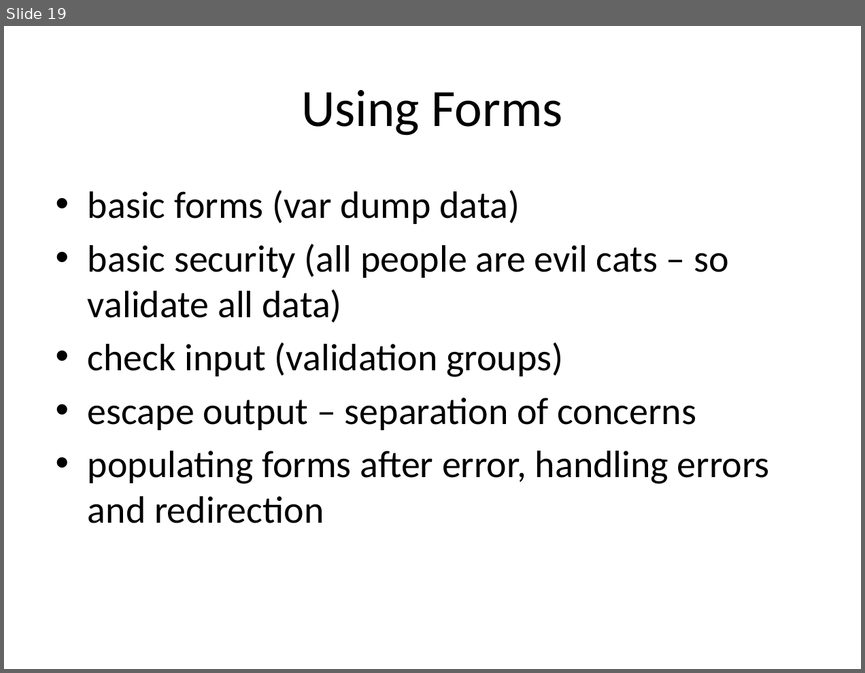
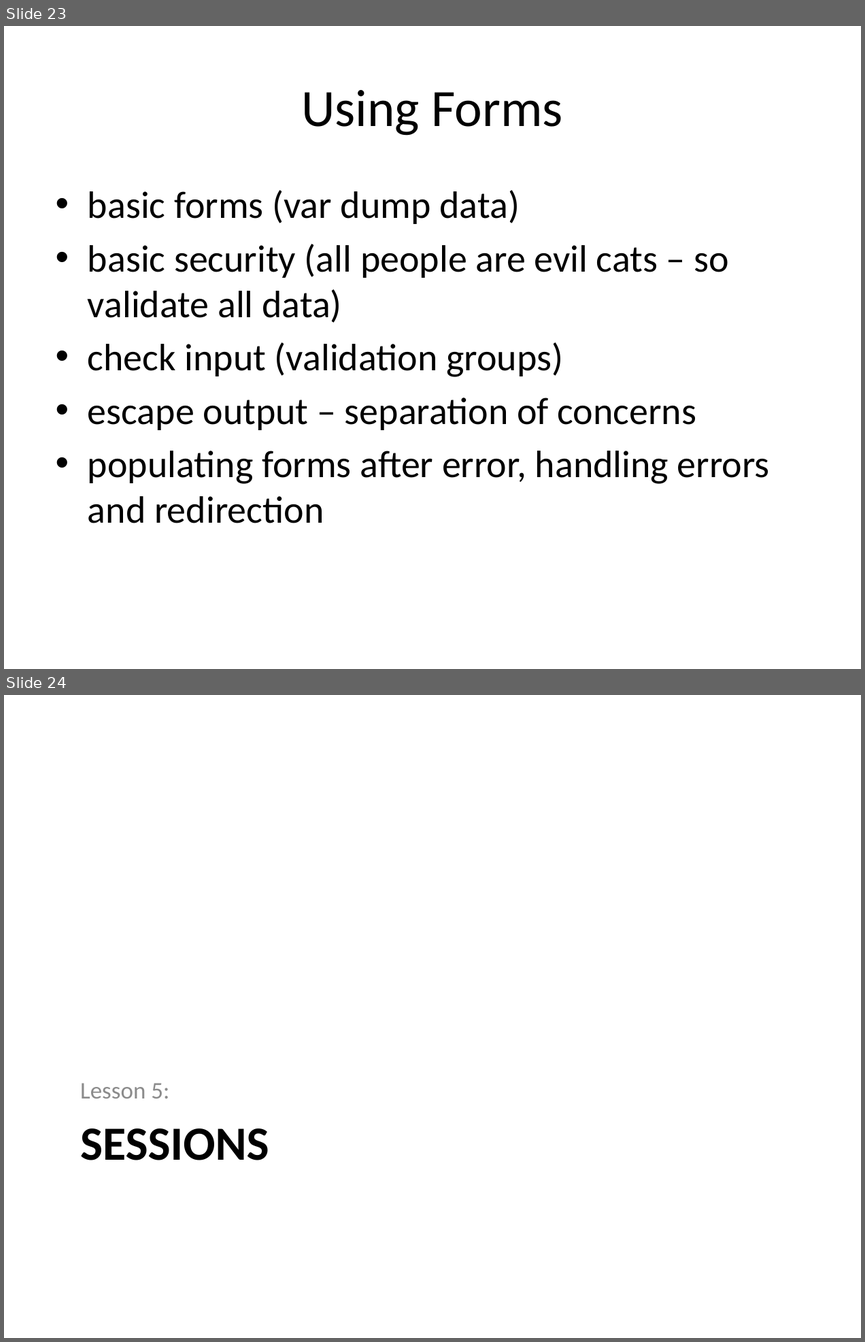
Before and after one commit to PHPEmbark/curriculum, a slide deck: course/2 - The Internet/The Internet.pptx. Shown one above the other, each under a label of ours: slide 19 before the commit, slides 23 and 24 after it. The pictures are 865x673 and 865x1342 pixels, drawn with LibreOffice and Linux fonts; fonts in the diff are those of the drawing. Boxes give left, top, right and bottom in pixels: in the first picture for what was removed or moved away, otherwise in the second. Text is boxed around its words. In the diff, an @@ line names an element or a change of style, - is before the commit and + after.

```diff
--- a/course/2 - The Internet/The Internet.pptx
+++ b/course/2 - The Internet/The Internet.pptx
@@ slide 24 added at (x1=4, y1=695, x2=861, y2=1338), background #FFFFFF @@
@@ text added at (x1=80, y1=1083, x2=169, y2=1098), 20 pt, text #8C8C8C @@
+Lesson 5:
@@ title added at (x1=80, y1=1128, x2=269, y2=1160), 40 pt, text #000000, bold @@
+SESSIONS
@@ what was slide 19 is now slide 23 @@
```
Also in this commit, not shown: 5 other slides added.
